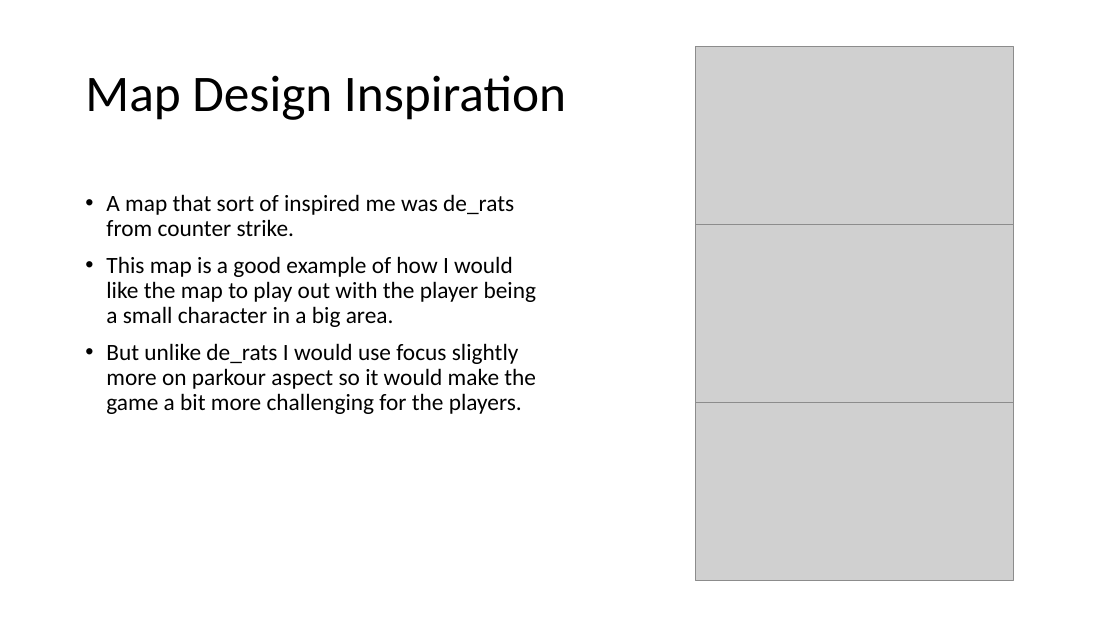
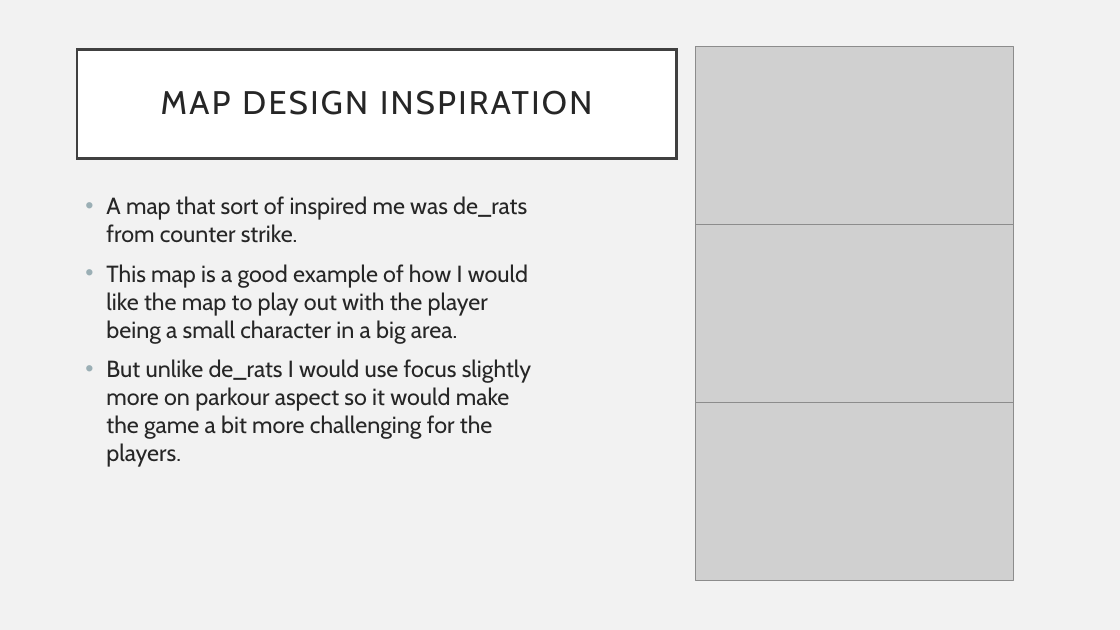
Before and after one commit to lcifty/College, a slide deck: slide 3 of College/FMP/Bacon Bandit.pptx. Drawn at 1120x630 pixels with LibreOffice and Linux fonts; fonts in the diff are those of the drawing; grey boxes stand for pictures. Boxes give left, top, right and bottom in pixels: in the first picture for what was removed or moved away, otherwise in the second. Text is boxed around its words. In the diff, an @@ line names an element or a change of style, - is before the commit and + after.

```diff
--- a/College/FMP/Bacon Bandit.pptx
+++ b/College/FMP/Bacon Bandit.pptx
@@ background #FFFFFF to #F2F2F2 @@
@@ title "MAP DESIGN INSPIRATION": place and size @@
-title "MAP DESIGN INSPIRATION" at bbox=[85, 75, 566, 120]
+title "MAP DESIGN INSPIRATION" at bbox=[77, 50, 677, 159]
@@ title "MAP DESIGN INSPIRATION" at bbox=[77, 50, 677, 159]: fill none to #FFFFFF; outline none to #404040 2.5 pt @@
@@ title at bbox=[161, 90, 592, 115]: text changed; size 44 to 28 pt; font Calibri to Cabin; text colour #000000 to #262626 @@
-Map Design Inspiration
+MAP DESIGN INSPIRATION
@@ text "A map that sort of ..." at bbox=[106, 196, 531, 467]: font Calibri to Cabin, text colour #000000 to #262626; line spacing 0.9 to 1 @@
```
Also in this commit, not shown: 3 other slides changed, 3 slides added, 4 slides removed.
